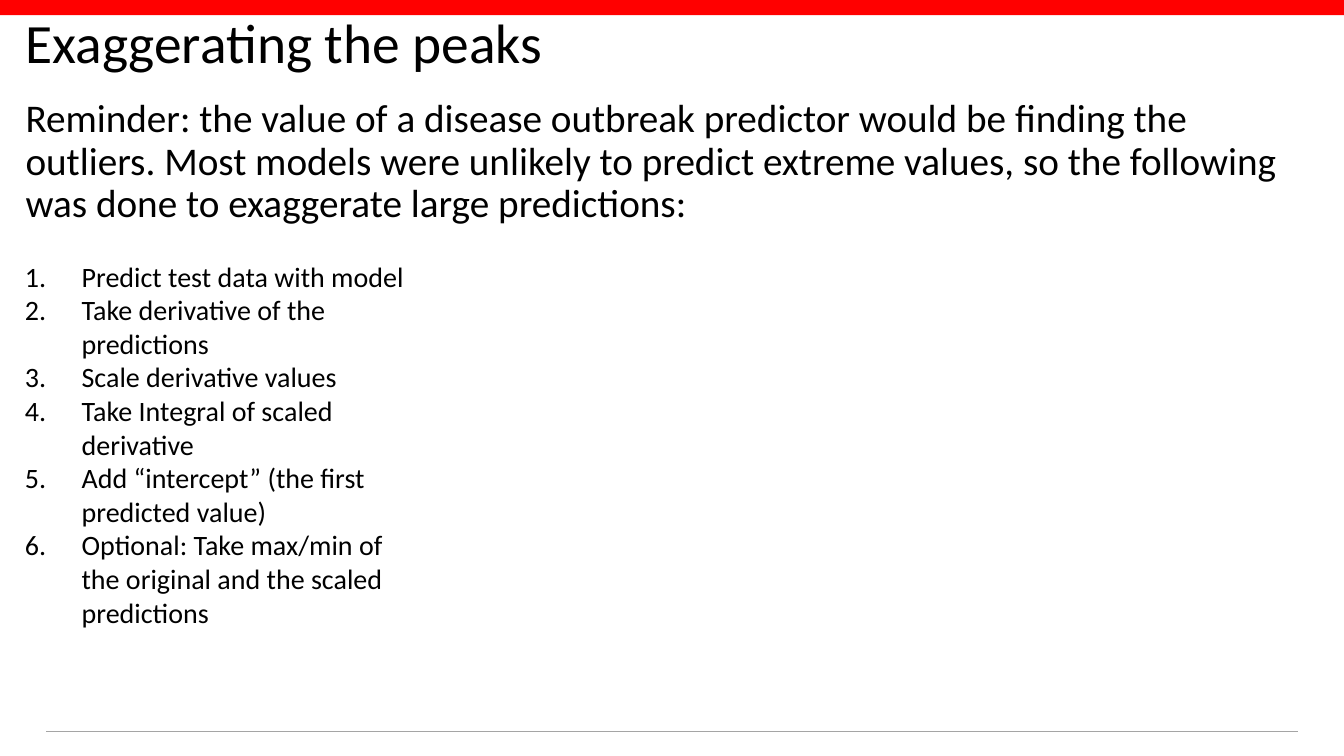
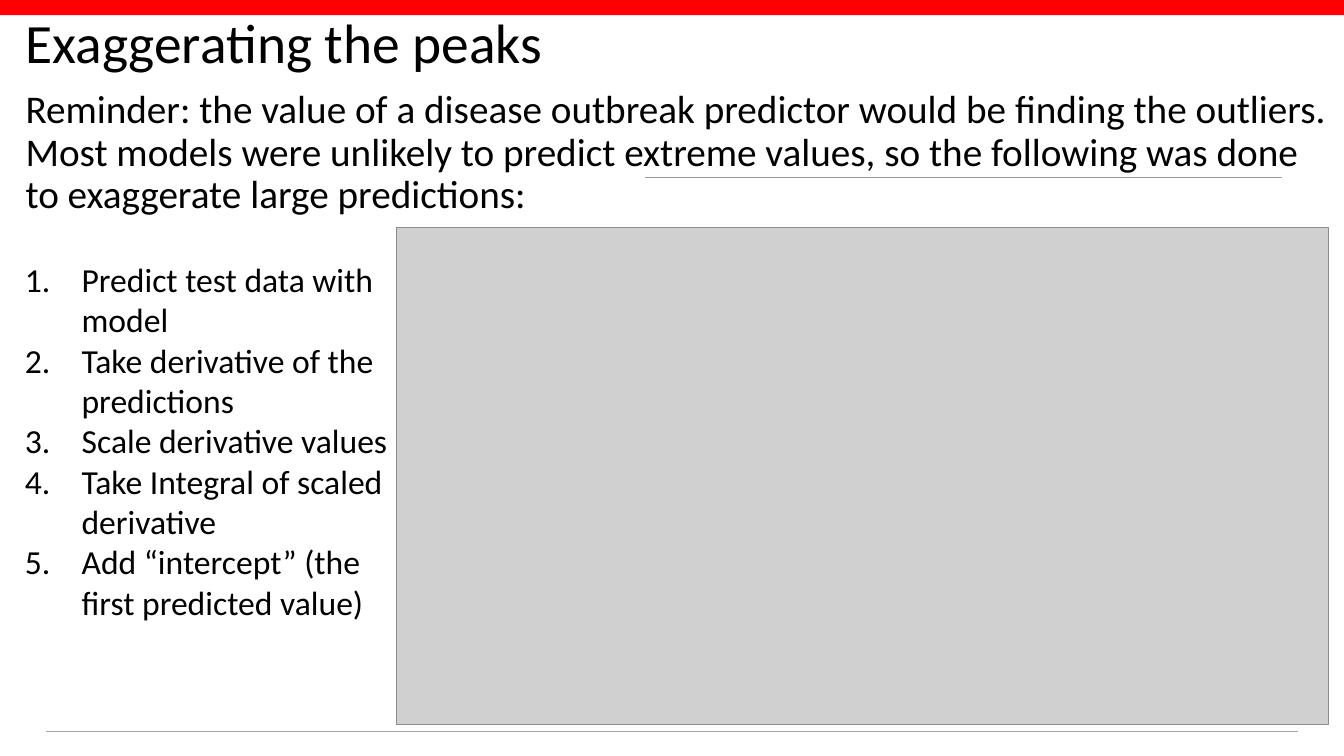
Before and after one commit to conditg/deng-ai, a slide deck: slide 15 of DengAI.pptx (slide 13 before the commit). Drawn at 1344x756 pixels with LibreOffice and Linux fonts; fonts in the diff are those of the drawing; grey boxes stand for pictures; background and template pictures are left out. Boxes give left, top, right and bottom in pixels: in the first picture for what was removed or moved away, otherwise in the second. Text is boxed around its words. In the diff, an @@ line names an element or a change of style, - is before the commit and + after.

Commit message:
scaled derivative explanations

```diff
--- a/DengAI.pptx
+++ b/DengAI.pptx
@@ text "Reminder: the value of a ..." rewrapped from <box>26,104,1276,224</box> to <box>26,95,1326,215</box> @@
@@ rectangle added at <box>605,177,1317,276</box>, fill #FFFFFF @@
@@ picture added at <box>645,177,1282,451</box> @@
@@ picture added at <box>645,190,1282,452</box> @@
@@ picture added at <box>396,228,1329,725</box> @@
@@ text "Predict test data with model" at <box>82,268,387,621</box>: size 20 to 24 pt @@
@@ picture added at <box>643,451,1282,724</box> @@
@@ text at <box>82,535,382,628</box>: paragraph removed @@
-6. Optional: Take max/min of the original and the scaled predictions
```
Also in this commit, not shown: 5 other slides changed, 2 slides added, 3 other files.
